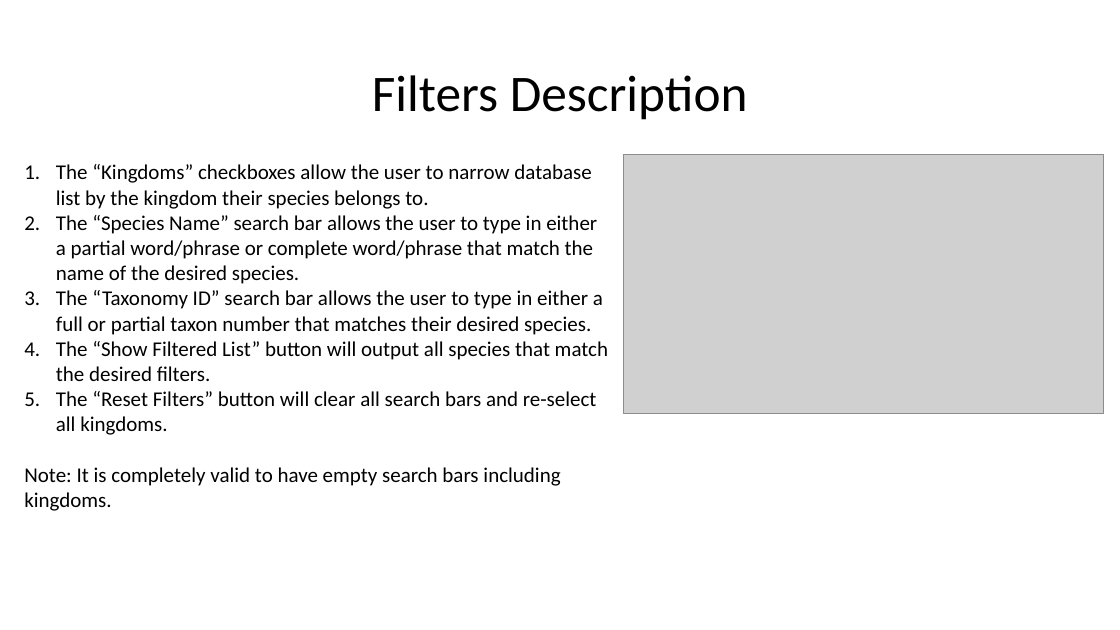
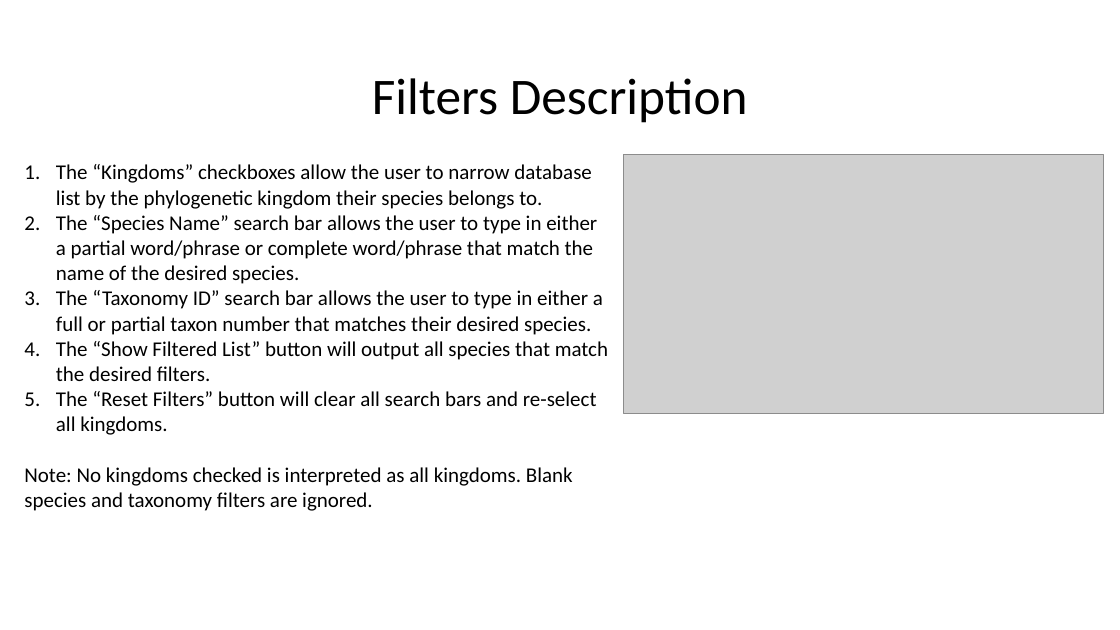
Before and after one commit to lily-liang12/Reference_Proteome_Manager, a slide deck: slide 8 of User Guide.pptx (slide 3 before the commit). Drawn at 1120x630 pixels with LibreOffice and Linux fonts; fonts in the diff are those of the drawing; grey boxes stand for pictures. Boxes give left, top, right and bottom in pixels: in the first picture for what was removed or moved away, otherwise in the second. Text is boxed around its words. In the diff, an @@ line names an element or a change of style, - is before the commit and + after.

Commit message:
Added additional database options

```diff
--- a/User Guide.pptx
+++ b/User Guide.pptx
@@ text "Filters Description" at [372, 78, 748, 123]: line spacing 0.9 to 1 @@
@@ text at [56, 164, 591, 209]: text changed @@
-1. The “Kingdoms” checkboxes allow the user to narrow database list by the kingdom their species belongs to.
+1. The “Kingdoms” checkboxes allow the user to narrow database list by the phylogenetic kingdom their species belongs to.
@@ text at [56, 215, 608, 435]: indent changed @@
@@ text at [24, 467, 573, 511]: text changed @@
-Note: It is completely valid to have empty search bars including kingdoms.
+Note: No kingdoms checked is interpreted as all kingdoms. Blank species and taxonomy filters are ignored.
```
Also in this commit, not shown: 7 other slides changed, 5 slides added, 2 other files.
